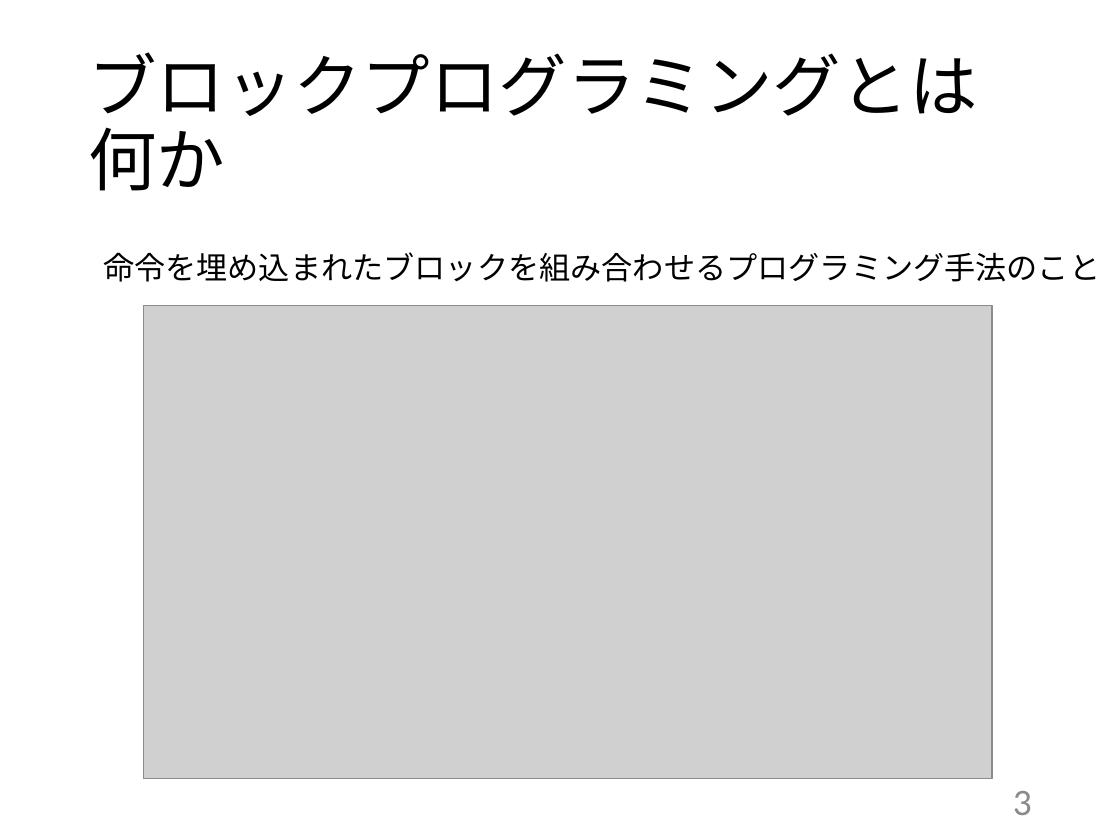
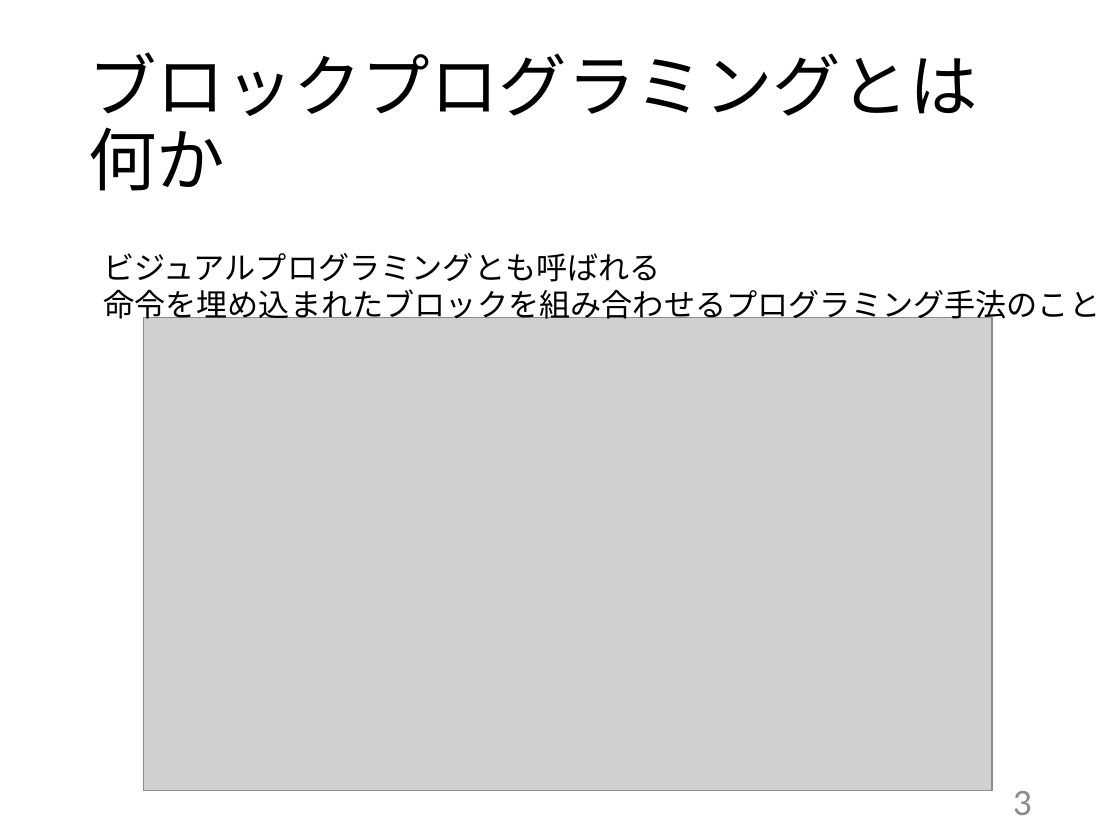
Before and after one commit to kait-takanolab/1821121-shimaoka-thesis, a slide deck: slide 3 of 1821121_shimaoka_sotsuken.pptx. Drawn at 1120x840 pixels with LibreOffice and Linux fonts; fonts in the diff are those of the drawing; grey boxes stand for pictures. Boxes give left, top, right and bottom in pixels: in the first picture for what was removed or moved away, otherwise in the second. Text is boxed around its words. In the diff, an @@ line names an element or a change of style, - is before the commit and + after.

```diff
--- a/1821121_shimaoka_sotsuken.pptx
+++ b/1821121_shimaoka_sotsuken.pptx
@@ text at box(103, 253, 661, 282): paragraph added @@
+ビジュアルプログラミングとも呼ばれる
@@ picture: place and size @@
-picture at box(143, 306, 992, 778)
+picture at box(143, 317, 992, 790)
```
Also in this commit, not shown: 2 other slides changed, 2 slides added, 2 slides removed.
